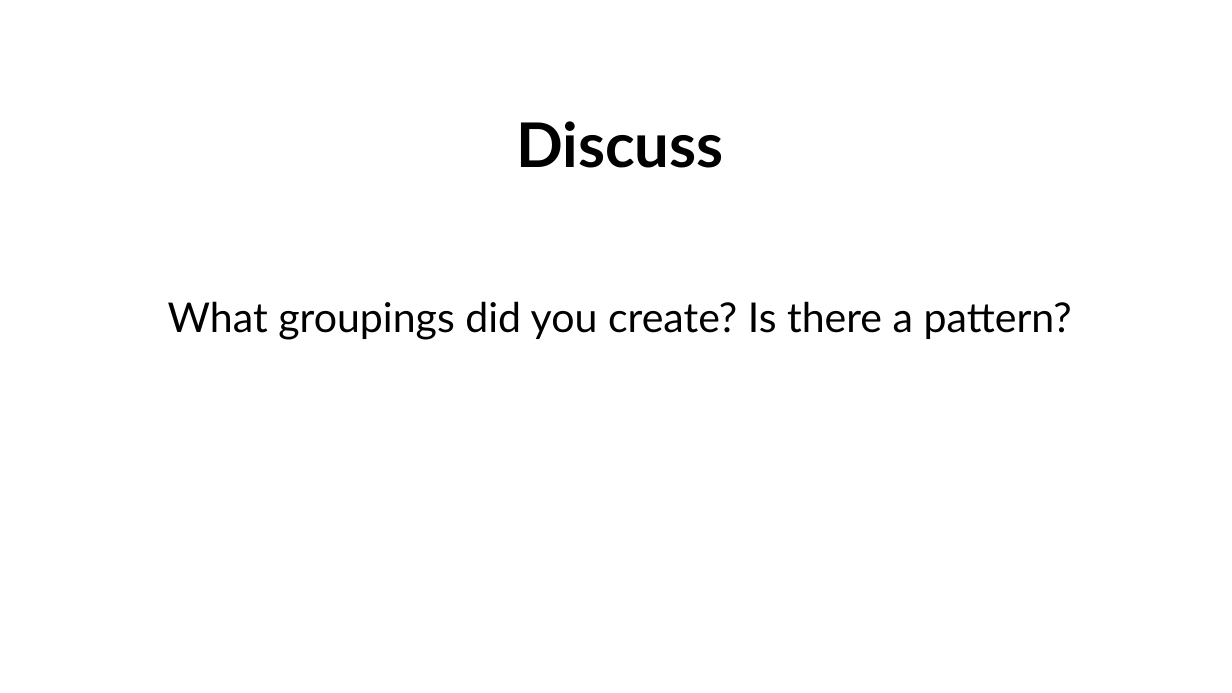
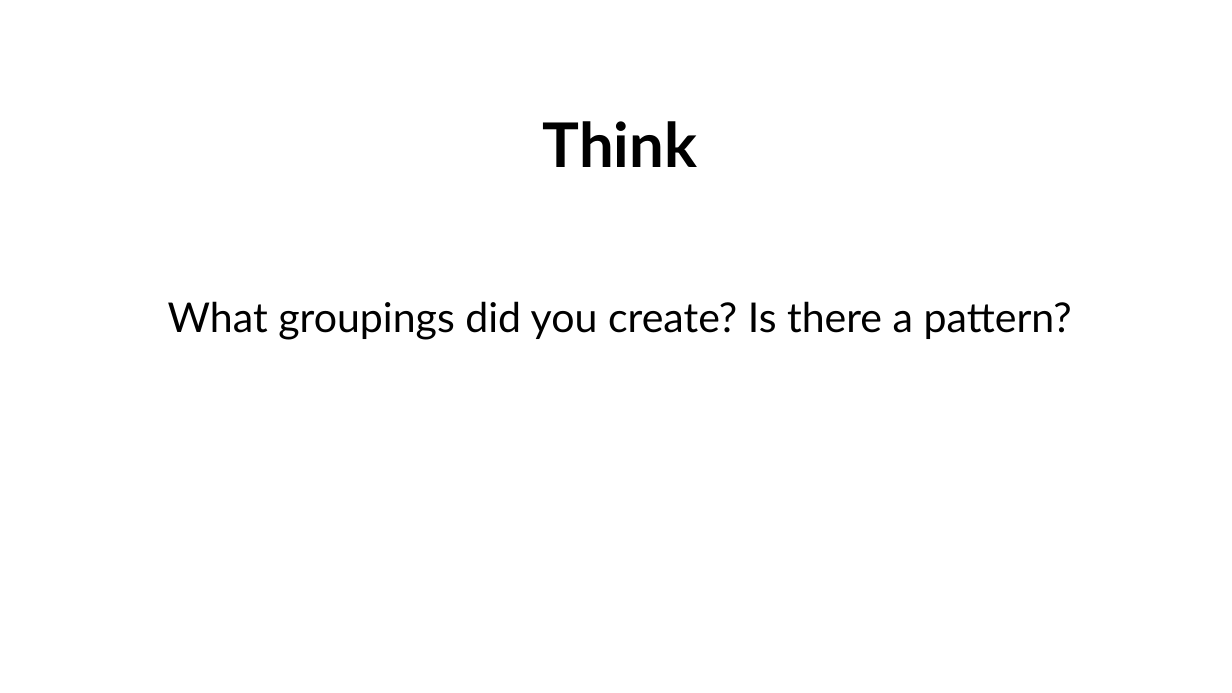
Before and after one commit to SIMCODES-ISU/talks_from_the_past, a slide deck: slide 10 of 2026/bootcamp/intro_to_ML/Intro to Machine Learning.pptx (slide 9 before the commit). Drawn at 1232x693 pixels with LibreOffice and Linux fonts; fonts in the diff are those of the drawing. Boxes give left, top, right and bottom in pixels: in the first picture for what was removed or moved away, otherwise in the second. Text is boxed around its words. In the diff, an @@ line names an element or a change of style, - is before the commit and + after.

Commit message:
update slides

```diff
--- a/2026/bootcamp/intro_to_ML/Intro to Machine Learning.pptx
+++ b/2026/bootcamp/intro_to_ML/Intro to Machine Learning.pptx
@@ text at [543, 121, 697, 167]: text changed @@
-Discuss
+Think
```
Also in this commit, not shown: 1 other slide changed, 2 slides added.
